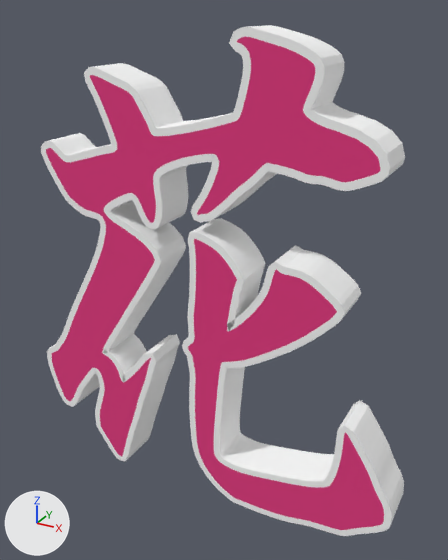
The Blender file assets/model/model_hana.blend as it was, and as the next commit left it.
Camera for both pictures: a 50 mm lens placed at (2.01, -3.46, 1.99), pointed at (0.06, 0.08, 0.22). The axes (+X, +Y, +Z) are drawn at lower left. The lights are the same throughout.

The first picture shows 'TraceGenius Object.001', 'TraceGenius Object.002'.
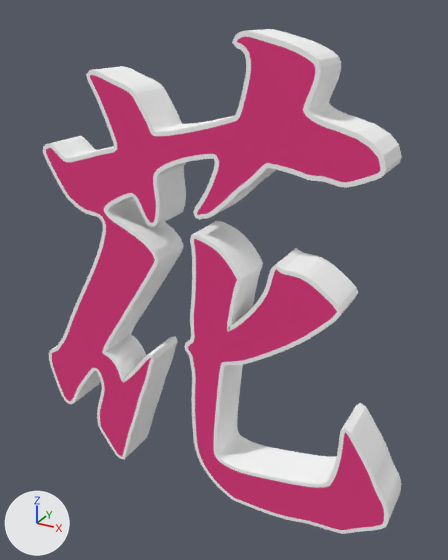
Changed parts and their boxes (x1, y1, x2, y2) in the pictures (448 x 560 px):
'TraceGenius Object.002', modifiers changed: before (41, 25, 405, 536); after (43, 29, 402, 534)

Patch to the scene script:
```diff
--- a/assets/model/model_hana.blend.py
+++ b/assets/model/model_hana.blend.py
@@ ob_tracegenius_object_002 @@
 _m = ob_tracegenius_object_002.modifiers.new('Solidify', 'SOLIDIFY')
-_m.thickness = -0.05
+_m.thickness = -0.03
```
